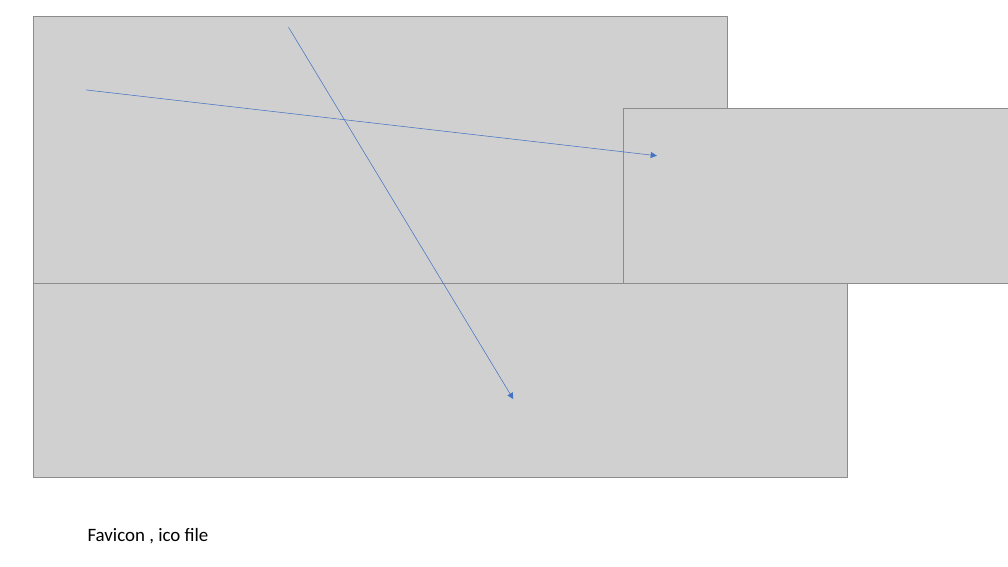
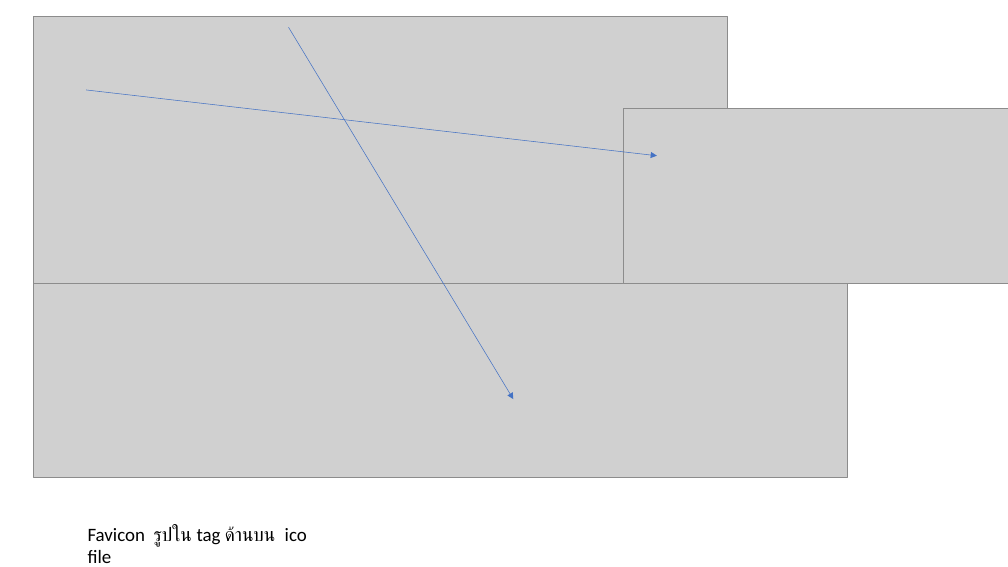
Before and after one commit to Witaya252525/Django_Who-is-Witaya, a slide deck: slide 14 of MEMO.pptx (slide 11 before the commit). Drawn at 1008x567 pixels with LibreOffice and Linux fonts; fonts in the diff are those of the drawing; grey boxes stand for pictures. Boxes give left, top, right and bottom in pixels: in the first picture for what was removed or moved away, otherwise in the second. Text is boxed around its words. In the diff, an @@ line names an element or a change of style, - is before the commit and + after.

```diff
--- a/MEMO.pptx
+++ b/MEMO.pptx
@@ text at bbox=[88, 526, 307, 563]: text changed @@
-Favicon , ico file
+Favicon รูปใน tag ด้านบน ico file
```
Also in this commit, not shown: 2 other slides changed, 10 slides added.
